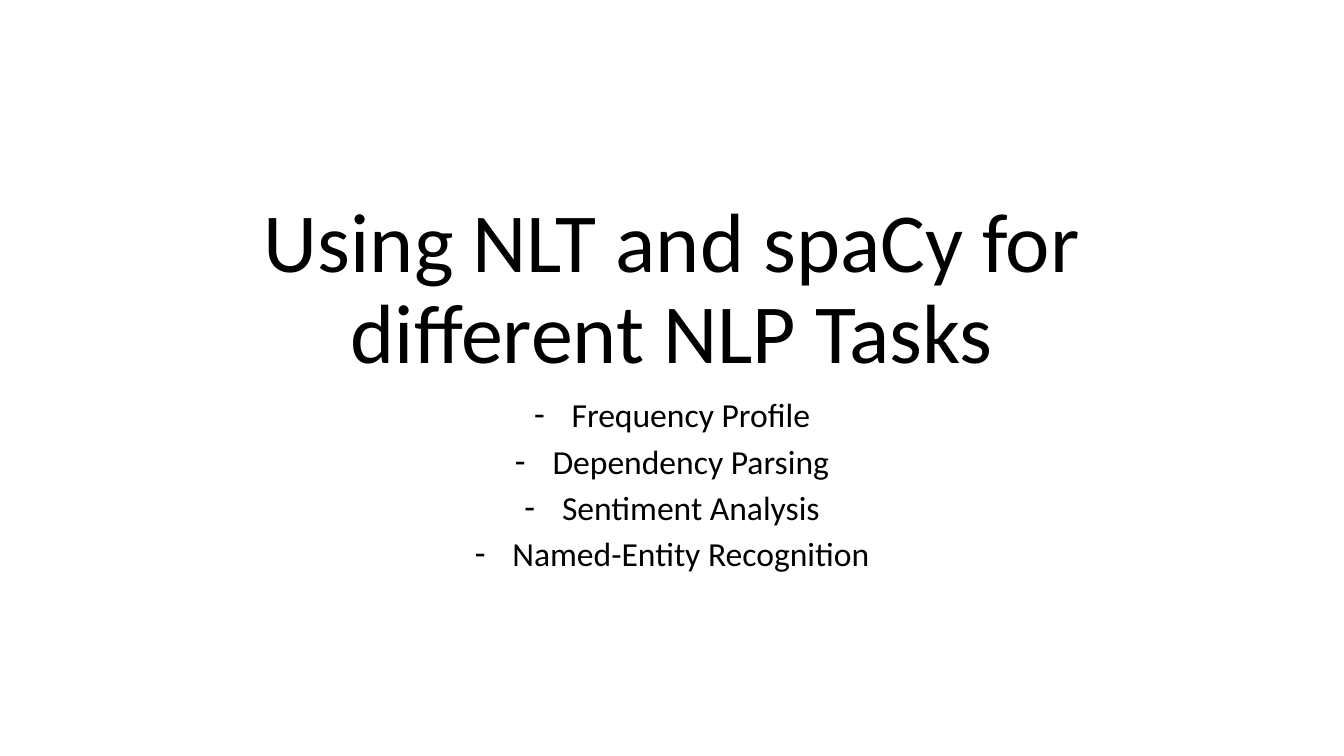
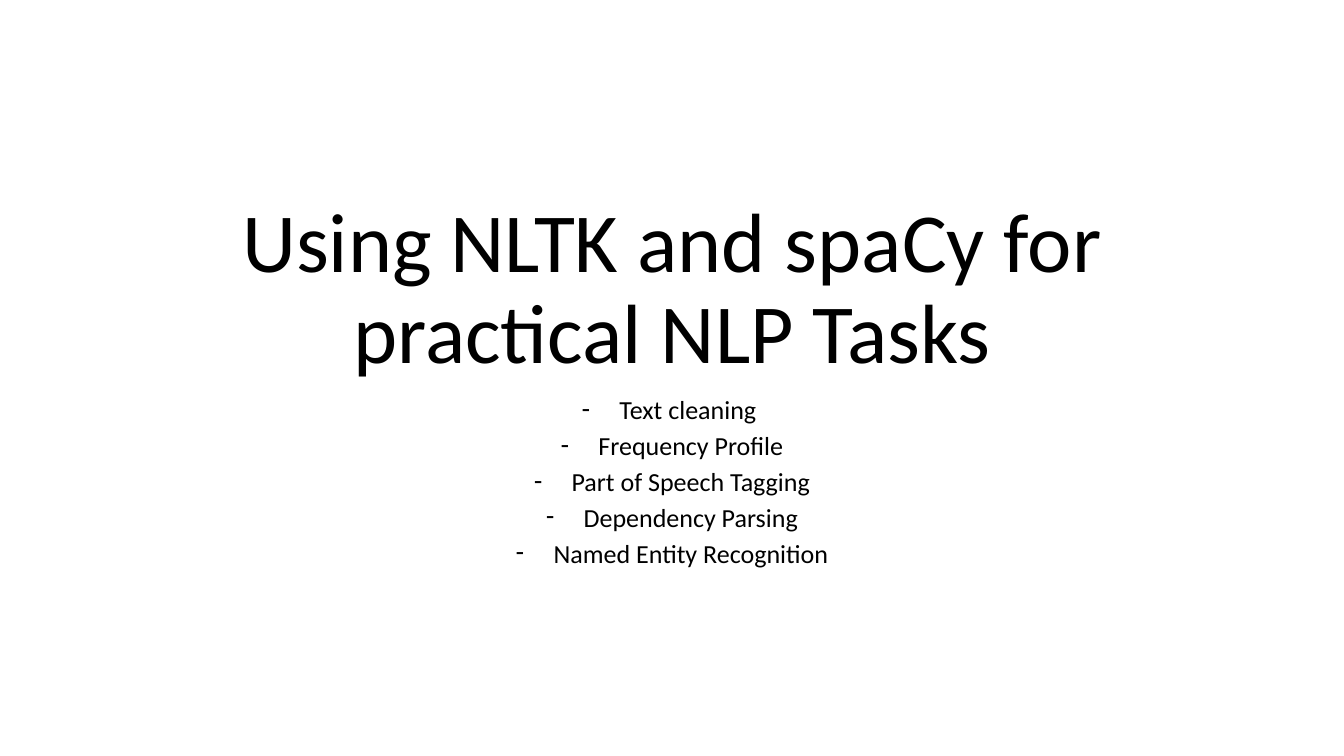
Before and after one commit to falconrr/NLP4SPanish2022, a slide deck: slide 1 of Week 3/Clase 5-6.pptx. Drawn at 1344x756 pixels with LibreOffice and Linux fonts; fonts in the diff are those of the drawing. Boxes give left, top, right and bottom in pixels: in the first picture for what was removed or moved away, otherwise in the second. Text is boxed around its words. In the diff, an @@ line names an element or a change of style, - is before the commit and + after.

```diff
--- a/Week 3/Clase 5-6.pptx
+++ b/Week 3/Clase 5-6.pptx
@@ title at [242, 213, 1101, 377]: text changed @@
-Using NLT and spaCy for different NLP Tasks
+Using NLTK and spaCy for practical NLP Tasks
@@ subtitle at [619, 401, 756, 424]: paragraph added @@
+– Text cleaning
@@ subtitle at [584, 437, 798, 532]: size 24 to 18.6 pt in "Frequency Profile", "Dependency Parsing"; line spacing 0.8 to 0.7 @@
@@ subtitle at [572, 473, 810, 496]: paragraph added @@
+– Part of Speech Tagging
@@ subtitle at [554, 545, 828, 568]: text changed; size 24 to 18.6 pt @@
-– Sentiment Analysis
-– Named-Entity Recognition
+– Named Entity Recognition
```
Also in this commit, not shown: 2 other files.
